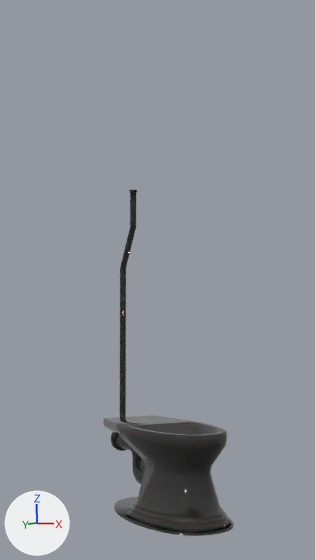
One commit to the Blender file Assets/Scenes/EyeForcz/Models/unknown-toilet/src/toilet3.blend: the scene before it, then after it.
Rendered twice from the file's camera 'Camera'. The lights are fixed; the arrows at lower left show +X, +Y and +Z.
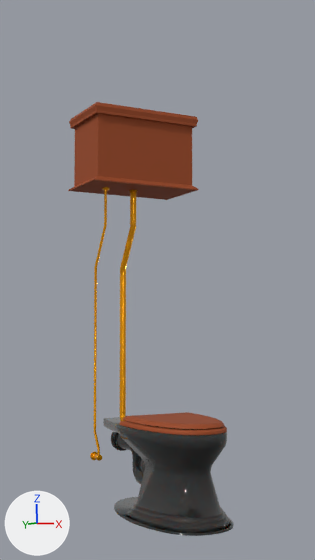
The change, as a diff of the scene's bpy script:
```diff
--- a/Assets/Scenes/EyeForcz/Models/unknown-toilet/src/toilet3.blend.py
+++ b/Assets/Scenes/EyeForcz/Models/unknown-toilet/src/toilet3.blend.py
@@ me_circle @@
 me_circle.from_pydata(...)  # 2406 vertices, 2288 faces, 2 loose edges; spans x -1.43..1.43, y -2.43..3.51, z -0.05..10.17
+# me_circle part 1: 481 of the faces centred in x -0.13..0.13, y 2.48..3.51, z 7.49..10.17 switch from mat_material_001 (black #282828) to mat_gold (orange #ffaa00)
+# me_circle part 2: 161 of the faces centred in x -0.1..0.1, y 3.12..3.51, z 2.35..2.93 switch from mat_material_001 (black #282828) to mat_gold (orange #ffaa00)
+# me_circle part 3: 32 of the faces centred in x -0.1..0.1, y 3.3..3.51, z 5.21 switch from mat_material_001 (black #282828) to mat_gold (orange #ffaa00)
@@ cu_plane_001 @@
+cu_plane_001 = bpy.data.curves.new('Plane.001', 'CURVE')
+cu_plane_001.dimensions = '3D'
+_sp = cu_plane_001.splines.new('POLY'); _sp.points.add(5)
+_sp.points.foreach_set('co', [-1.022, 0.014, 0.0, 0.0, -1.022, 0.011, -1.226, 0.0, -1.022, 0.808, -2.568, 0.0, -1.022, 0.811, -8.078, 0.0, -1.022, 0.493, -8.589, 0.0, -1.022, 0.479, -8.903, 0.0])
+_sp.order_v = 0
+_sp.resolution_v = 0
+_sp.use_endpoint_u = True
+cu_plane_001.materials.append(mat_gold)  # orange #ffaa00
+cu_plane_001.use_path_clamp = True
+cu_plane_001.bevel_mode = 'OBJECT'
+cu_plane_001.fill_mode = 'FULL'
+cu_plane_001.bevel_object = ob_pipeleftcircle
@@ cu_beziercircle @@
+cu_beziercircle = bpy.data.curves.new('BezierCircle', 'CURVE')
+cu_beziercircle.dimensions = '3D'
+_sp = cu_beziercircle.splines.new('BEZIER'); _sp.bezier_points.add(3)
+_sp.bezier_points.foreach_set('co', [-1.0, 0.0, 0.0, 0.0, 1.0, 0.0, 1.0, 0.0, 0.0, 0.0, -1.0, 0.0])
+_sp.bezier_points.foreach_set('handle_left', [-1.0, -0.552, 0.0, -0.552, 1.0, 0.0, 1.0, 0.552, 0.0, 0.552, -1.0, 0.0])
+_sp.bezier_points.foreach_set('handle_right', [-1.0, 0.552, 0.0, 0.552, 1.0, 0.0, 1.0, -0.552, 0.0, -0.552, -1.0, 0.0])
+for _p, _l, _r in zip(_sp.bezier_points, ['AUTO', 'AUTO', 'AUTO', 'AUTO'], ['AUTO', 'AUTO', 'AUTO', 'AUTO']): _p.handle_left_type = _l; _p.handle_right_type = _r
+_sp.order_u = 0
+_sp.order_v = 0
+_sp.use_cyclic_u = True
+cu_beziercircle.use_path = True
+cu_beziercircle.use_path_clamp = True
+cu_beziercircle.fill_mode = 'FULL'
@@ ob_cylinder_001 @@
+ob_cylinder_001 = bpy.data.objects.new('Cylinder.001', me_cylinder_003)  # 72 vertices, 40 faces; spans x -0.085..0.201, y -0.085..0.176, z -0.023..0.316; in mat_material_001 (black #282828)
+ob_cylinder_001.location = (0.75, 0.92, 2.78)
+ob_cylinder_001.rotation_euler = (0.0, 158.7, 0.0)  # degrees (0, 93, 0)
@@ ob_cylinder @@
+ob_cylinder = bpy.data.objects.new('Cylinder', me_cylinder_003.copy())
+ob_cylinder.location = (-1.01, 0.92, 2.78)
+ob_cylinder.rotation_euler = (0.0, 158.7, 0.0)  # degrees (0, 93, 0)
@@ ob_toiletseatbottom_001 @@
+ob_toiletseatbottom_001 = bpy.data.objects.new('toiletseatBottom.001', me_circle_002)  # 114 vertices, 93 faces; spans x -1.29..1.29, y -3.28..0.0, z 0.0..0.12; in mat_wood (brown #9b461a)
+ob_toiletseatbottom_001.location = (0.0, 0.89, 2.76)
+ob_toiletseatbottom_001.scale = (0.945, 0.945, 1.0)
@@ ob_leftpipebottomthing @@
+ob_leftpipebottomthing = bpy.data.objects.new('leftPipeBottomThing', me_cylinder_001)  # 416 vertices, 386 faces; spans x -0.14..0.14, y -0.14..0.14, z -0.023..0.445; in mat_gold (orange #ffaa00)
+ob_leftpipebottomthing.location = (-1.01, 3.46, 1.3)
+ob_leftpipebottomthing.rotation_euler = (1.571, 0.0, 0.0)  # degrees (90, 0, 0)
@@ ob_pipeleft @@
+ob_pipeleft = bpy.data.objects.new('pipeLeft', cu_plane_001)
+ob_pipeleft.location = (0.01, 2.62, 10.17)
@@ ob_pipeleftcircle @@
+ob_pipeleftcircle = bpy.data.objects.new('pipeLeftCircle', cu_beziercircle)  # modifiers SUBSURF
+ob_pipeleftcircle.location = (-6.235, 0.0975, -0.0109)
+ob_pipeleftcircle.scale = (0.0434, 0.0434, 0.0434)
@@ ob_waterholder @@
+ob_waterholder = bpy.data.objects.new('waterholder', me_cube)  # 36 vertices, 34 faces; spans x -1.9..1.9, y -1.14..1.14, z -1.52..0.97; in mat_wood (brown #9b461a)
+ob_waterholder.location = (-0.01, 2.6, 11.69)
@@ ob_toiletseatbottom @@
+ob_toiletseatbottom = bpy.data.objects.new('toiletseatBottom', me_circle_001_1)  # 209 vertices, 209 faces; spans x -1.29..1.29, y -2.28..0.9, z 2.59..2.71; in mat_wood (brown #9b461a)
+ob_toiletseatbottom.location = (0.0, 0.0, 0.02)
```

Location of each change, (x1, y1, x2, y2) in pixels of the pictures (315 x 560 px):
'waterholder', added (brown)
    after: (68, 102, 199, 200)
'toiletseatBottom.001', added (brown)
    after: (122, 412, 225, 429)
'pipeLeft', added (orange)
    after: (94, 190, 107, 456)
'toiletseatBottom', added (brown)
    after: (120, 421, 227, 435)
'leftPipeBottomThing', added
    after: (90, 452, 102, 461)
part 1 of me_circle, recoloured (black to brown)
    both: (120, 190, 138, 275)
part 2 of me_circle, recoloured
    both: (120, 402, 126, 417)
part 3 of me_circle, recoloured (black to orange)
    both: (120, 274, 126, 402)
